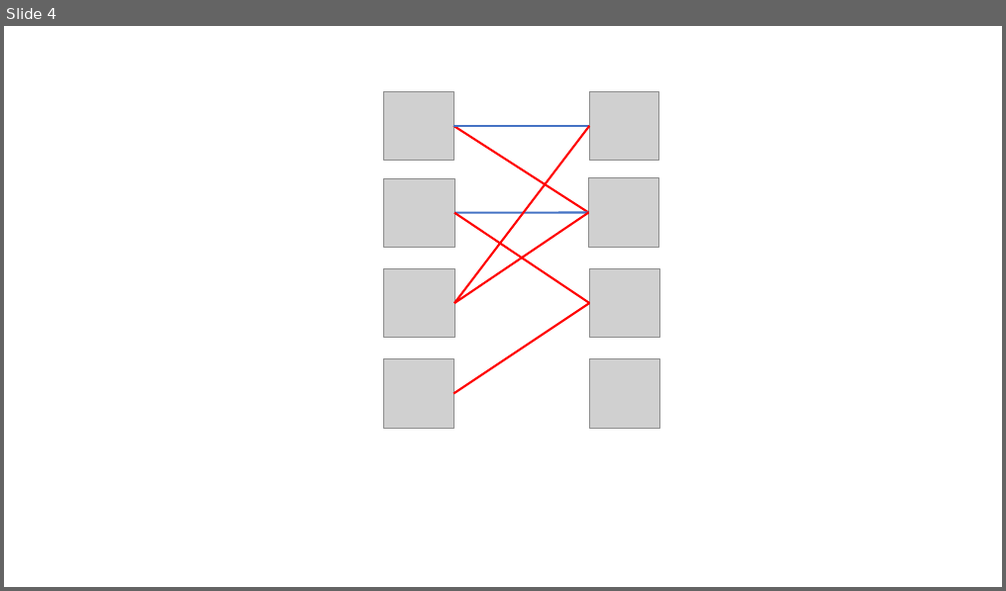
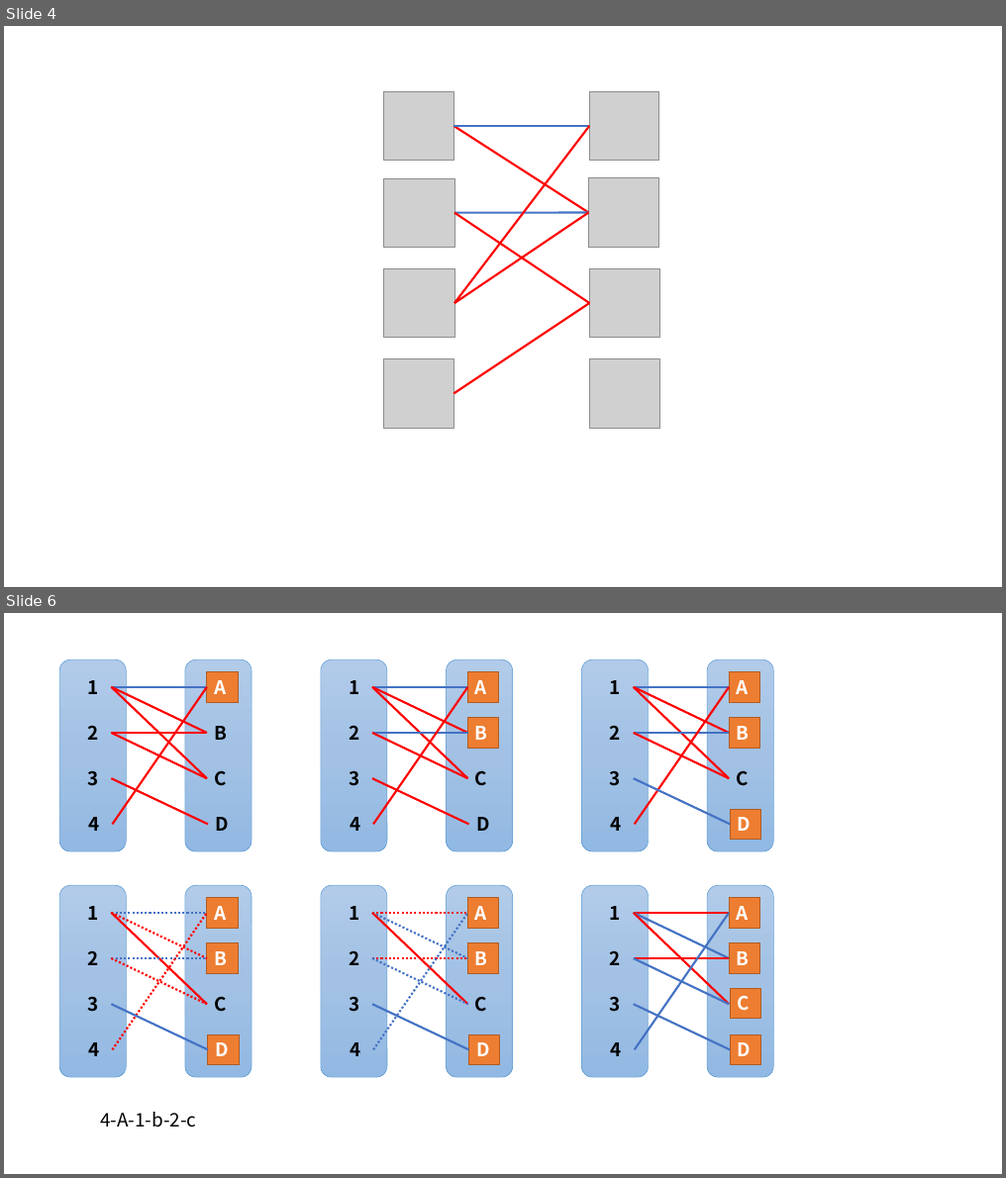
Before and after one commit to DaleChen0351/xmind_repos, a slide deck: temp/hungarian.pptx. Shown one above the other, each under a label of ours: slide 4 before the commit, slides 4 and 6 after it; the slides between them are not shown. The pictures are 1006x591 and 1006x1178 pixels, drawn with LibreOffice and Linux fonts; fonts in the diff are those of the drawing; grey boxes stand for pictures. Boxes give left, top, right and bottom in pixels: in the first picture for what was removed or moved away, otherwise in the second. Text is boxed around its words. In the diff, an @@ line names an element or a change of style, - is before the commit and + after.

```diff
--- a/temp/hungarian.pptx
+++ b/temp/hungarian.pptx
@@ slide 6 added at <box>4,613,1002,1174</box>, background #FFFFFF @@
@@ group added at <box>59,660,773,1078</box>: 42 lines, 32 texts, 16 rectangles, 12 rounded rectangles @@
+1
+2
+3
+4
+A
+B
+C
+D
+1
+2
+3
+4
+A
+B
+C
+D
+1
+2
+3
+4
+A
+B
+C
+D
+1
+2
+3
+4
+A
+B
+C
+D
+1
+2
+3
+4
+A
+B
+C
+D
+1
+2
+3
+4
+A
+B
+D
+C
@@ text added at <box>100,1112,196,1128</box>, 18 pt, text #000000 @@
+4-A-1-b-2-c
```
Also in this commit, not shown: 1 slide changed, 1 other slide added, 2 slides removed, 1 other file.
